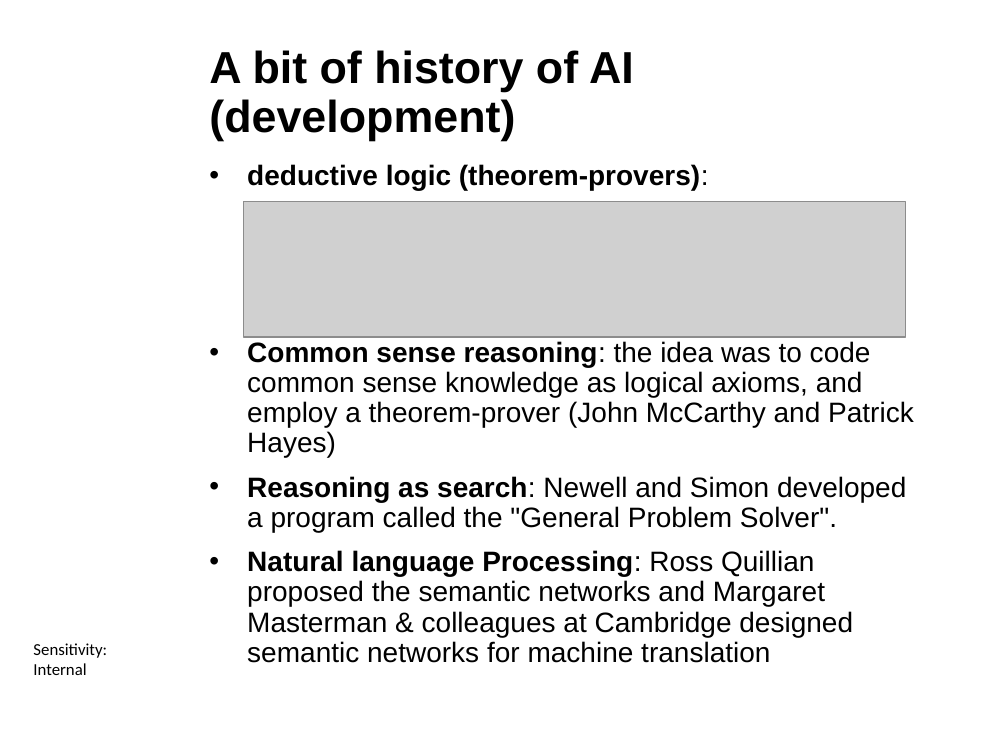
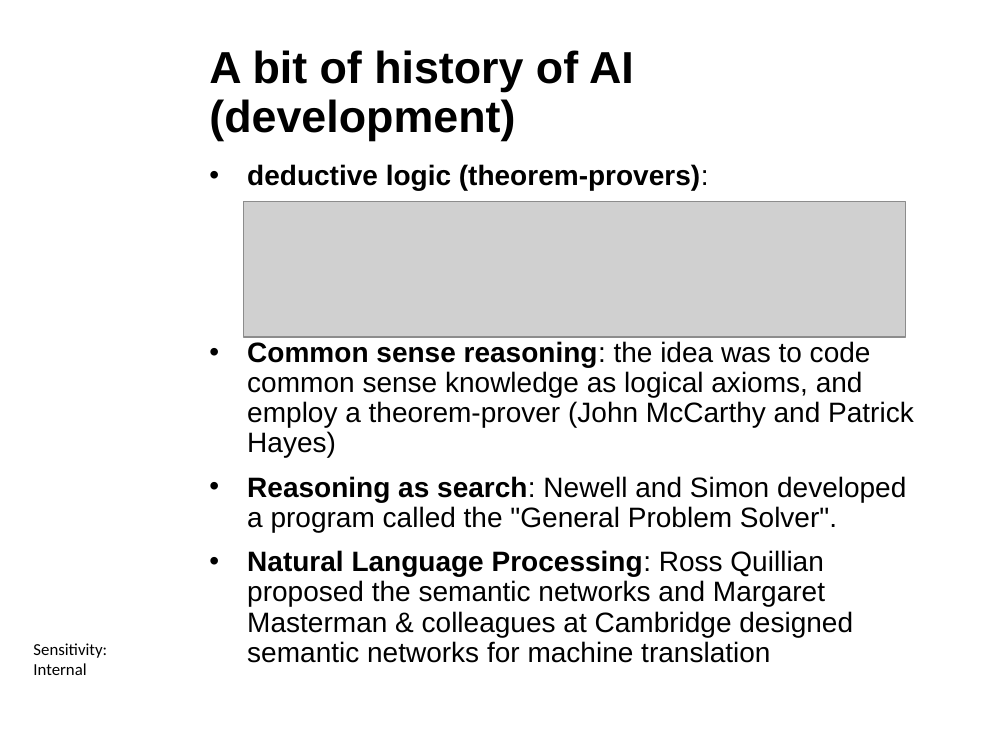
Before and after one commit to ctsallis/frontiers_in_ai_and_data_science, a slide deck: slide 23 of content/Lectures/Semester 1/Week 1/1 Lecture/1.1 Introduction to Frontiers in AI and Data Science (Lecture).pptx. Drawn at 1008x756 pixels with LibreOffice and Linux fonts; fonts in the diff are those of the drawing; grey boxes stand for pictures; background and template pictures are left out. Boxes give left, top, right and bottom in pixels: in the first picture for what was removed or moved away, otherwise in the second. Text is boxed around its words. In the diff, an @@ line names an element or a change of style, - is before the commit and + after.

```diff
--- a/content/Lectures/Semester 1/Week 1/1 Lecture/1.1 Introduction to Frontiers in AI and Data Science (Lecture).pptx
+++ b/content/Lectures/Semester 1/Week 1/1 Lecture/1.1 Introduction to Frontiers in AI and Data Science (Lecture).pptx
@@ text at (x1=247, y1=550, x2=853, y2=663): text changed @@
-  • Natural language Processing: Ross Quillian proposed the semantic networks and Margaret Masterman & colleagues at Cambridge designed semantic networks for machine translation
+  • Natural Language Processing: Ross Quillian proposed the semantic networks and Margaret Masterman & colleagues at Cambridge designed semantic networks for machine translation
```
Also in this commit, not shown: 11 other slides changed, 2 other files.
